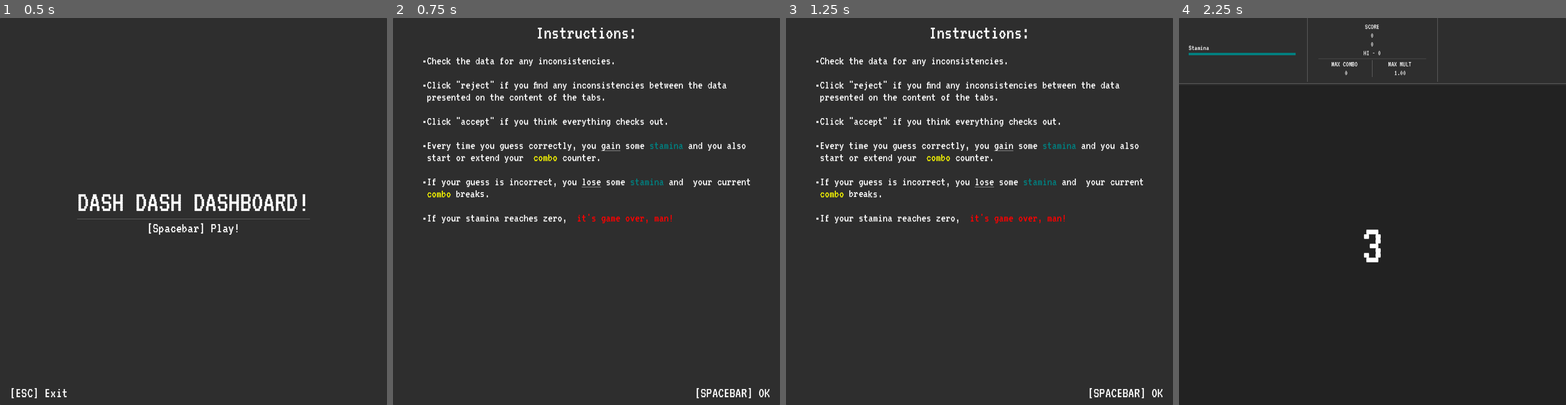
Above: before the commit, frames 1-4 (left to right).
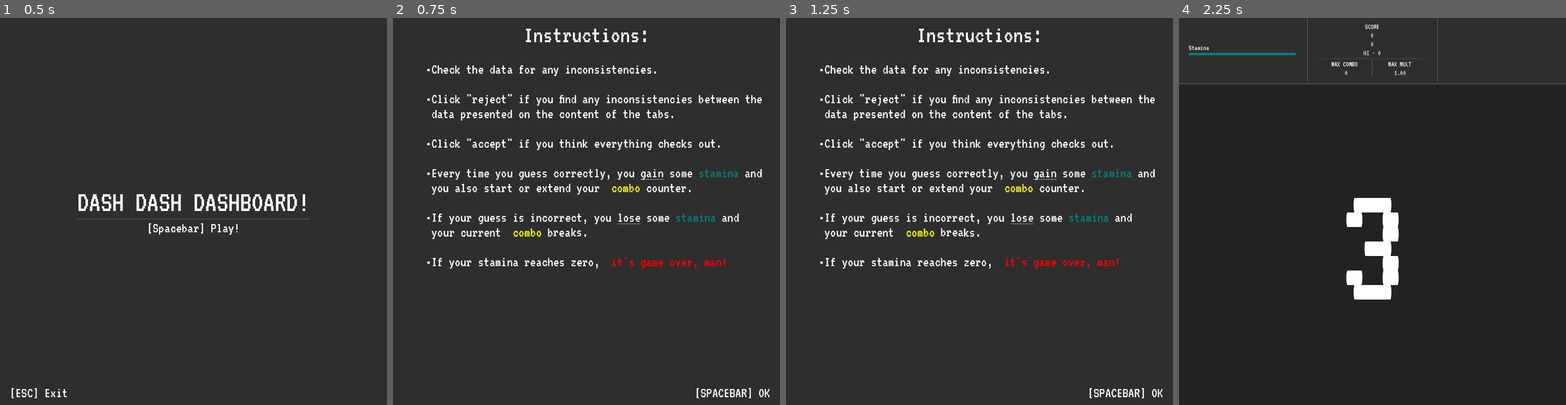
Above: after the commit, the same moments.

Repository: pyramid-seph/dash_dash_dashboard
Game: Godot game, scene res://scenes/Game.tscn
Two runs of this game, one before a commit and one after it. Both use one fixed random seed, a clock stepped at 60 frames per second and the inputs below.
Inputs:
- Up to frame 1 (0.5 s): no input
- Up to frame 2 (0.75 s): tap Enter at 0.5 s; hold Space (accept) from 0.53 s (still down)
- Up to frame 3 (1.25 s): keep holding Space (accept)
- Up to frame 4 (2.25 s): release Space (accept) at 1.28 s; tap Space (accept) at 1.35, 2 s; hold Space (accept) from 2.03 s (still down)

Frame 1 is identical in both runs. In frame 2, 8.4% of the frame differs, in the area x 7-96%, y 2-65%; in frame 3, 8.4%; in frame 4, 2.0%.

Commit message:
Change initial delay font size

Diff:
--- a/scenes/GameplayGui.tscn
+++ b/scenes/GameplayGui.tscn
@@ -315,7 +315,7 @@
 
 [node name="DelayLabel" type="Label" parent="GameContainer/VBoxContainer/Control/StartDelayContainer"]
 layout_mode = 2
-theme_override_font_sizes/font_size = 192
+theme_override_font_sizes/font_size = 600
 text = "3"
 
 [node name="Timer" type="Timer" parent="GameContainer/VBoxContainer/Control/StartDelayContainer/DelayLabel"]
@@ -462,8 +462,8 @@
 [node name="Label" type="RichTextLabel" parent="IntructionsPanel/MarginContainer"]
 layout_mode = 2
 bbcode_enabled = true
-text = "[p align=center][font size=64]Instructions:[/font][/p]
-[font size=40]
+text = "[p align=center][font size=80]Instructions:[/font][/p]
+[font size=48]
 [ul]Check the data for any inconsistencies.[/ul]
 
 [ul]Click \"reject\" if you find any inconsistencies between the data presented on the content of the tabs.[/ul]
